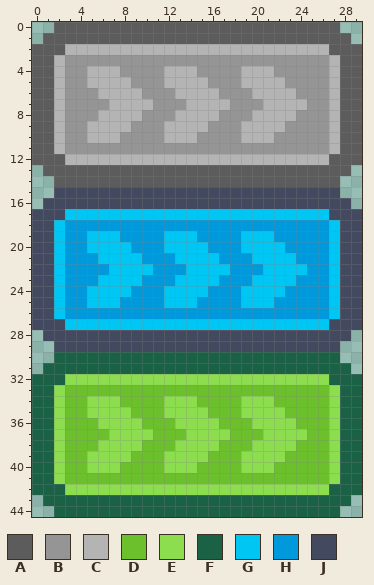
One commit to this pixel-art sprite: slime-defense/assets/next_button.png. That is the earlier state.
The file is 30x45 pixels.
Palette (. is transparent): A #5c5c5c  B #959595  C #b4b4b4  D #6bc02c  E #8dde4f  F #1b6146  G #00c6f4  H #009adc  J #434a5f
Pixels before, first column x 0:
 0 ..AAAAAAAAAAAAAAAAAAAAAAAAAA..
 1 .AAAAAAAAAAAAAAAAAAAAAAAAAAAA.
 2 AAACCCCCCCCCCCCCCCCCCCCCCCCAAA
 3 AACBBBBBBBBBBBBBBBBBBBBBBBBCAA
 4 AACBBCCCBBBBCCCBBBBCCCBBBBBCAA
 5 AACBBCCCCBBBCCCCBBBCCCCBBBBCAA
 6 AACBBBCCCCBBBCCCCBBBCCCCBBBCAA
 7 AACBBBBCCCCBBBCCCCBBBCCCCBBCAA
 8 AACBBBCCCCBBBCCCCBBBCCCCBBBCAA
 9 AACBBCCCCBBBCCCCBBBCCCCBBBBCAA
10 AACBBCCCBBBBCCCBBBBCCCBBBBBCAA
11 AACBBBBBBBBBBBBBBBBBBBBBBBBCAA
12 AAACCCCCCCCCCCCCCCCCCCCCCCCAAA
13 .AAAAAAAAAAAAAAAAAAAAAAAAAAAA.
14 ..AAAAAAAAAAAAAAAAAAAAAAAAAA..
15 ..JJJJJJJJJJJJJJJJJJJJJJJJJJ..
16 .JJJJJJJJJJJJJJJJJJJJJJJJJJJJ.
17 JJJGGGGGGGGGGGGGGGGGGGGGGGGJJJ
18 JJGHHHHHHHHHHHHHHHHHHHHHHHHGJJ
19 JJGHHGGGHHHHGGGHHHHGGGHHHHHGJJ
20 JJGHHGGGGHHHGGGGHHHGGGGHHHHGJJ
21 JJGHHHGGGGHHHGGGGHHHGGGGHHHGJJ
22 JJGHHHHGGGGHHHGGGGHHHGGGGHHGJJ
23 JJGHHHGGGGHHHGGGGHHHGGGGHHHGJJ
24 JJGHHGGGGHHHGGGGHHHGGGGHHHHGJJ
25 JJGHHGGGHHHHGGGHHHHGGGHHHHHGJJ
26 JJGHHHHHHHHHHHHHHHHHHHHHHHHGJJ
27 JJJGGGGGGGGGGGGGGGGGGGGGGGGJJJ
28 .JJJJJJJJJJJJJJJJJJJJJJJJJJJJ.
29 ..JJJJJJJJJJJJJJJJJJJJJJJJJJ..
30 ..FFFFFFFFFFFFFFFFFFFFFFFFFF..
31 .FFFFFFFFFFFFFFFFFFFFFFFFFFFF.
32 FFFEEEEEEEEEEEEEEEEEEEEEEEEFFF
33 FFEDDDDDDDDDDDDDDDDDDDDDDDDEFF
34 FFEDDEEEDDDDEEEDDDDEEEDDDDDEFF
35 FFEDDEEEEDDDEEEEDDDEEEEDDDDEFF
36 FFEDDDEEEEDDDEEEEDDDEEEEDDDEFF
37 FFEDDDDEEEEDDDEEEEDDDEEEEDDEFF
38 FFEDDDEEEEDDDEEEEDDDEEEEDDDEFF
39 FFEDDEEEEDDDEEEEDDDEEEEDDDDEFF
40 FFEDDEEEDDDDEEEDDDDEEEDDDDDEFF
41 FFEDDDDDDDDDDDDDDDDDDDDDDDDEFF
42 FFFEEEEEEEEEEEEEEEEEEEEEEEEFFF
43 .FFFFFFFFFFFFFFFFFFFFFFFFFFFF.
44 ..FFFFFFFFFFFFFFFFFFFFFFFFFF..
After the commit:
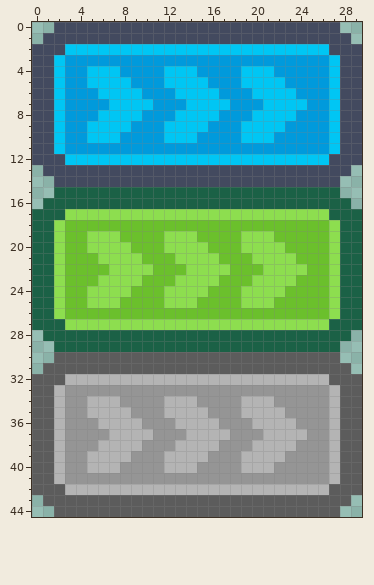
What changed:
colour A: #5c5c5c -> #434a5f
colour B: #959595 -> #009adc
colour C: #b4b4b4 -> #00c6f4
colour D: #6bc02c -> #959595
colour E: #8dde4f -> #b4b4b4
colour F: #1b6146 -> #5c5c5c
colour G: #00c6f4 -> #8dde4f
colour H: #009adc -> #6bc02c
colour J: #434a5f -> #1b6146
Changed places in both pictures, as pixel boxes (x1, y1, x2, y2):
changed: (32, 22, 362, 517)
